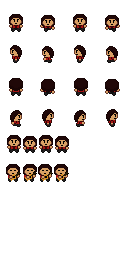
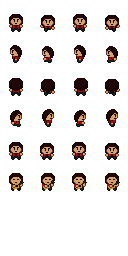
Two versions of the same layered image (128×256). Layer-by-layer changes:
painted on "grid-upper #1" over [6, 135, 120, 191]
